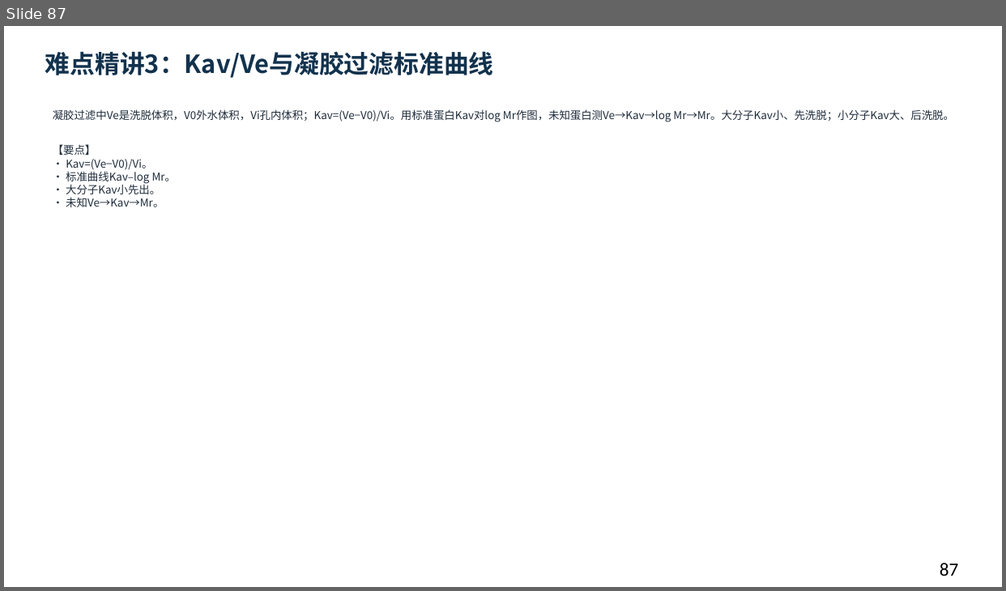
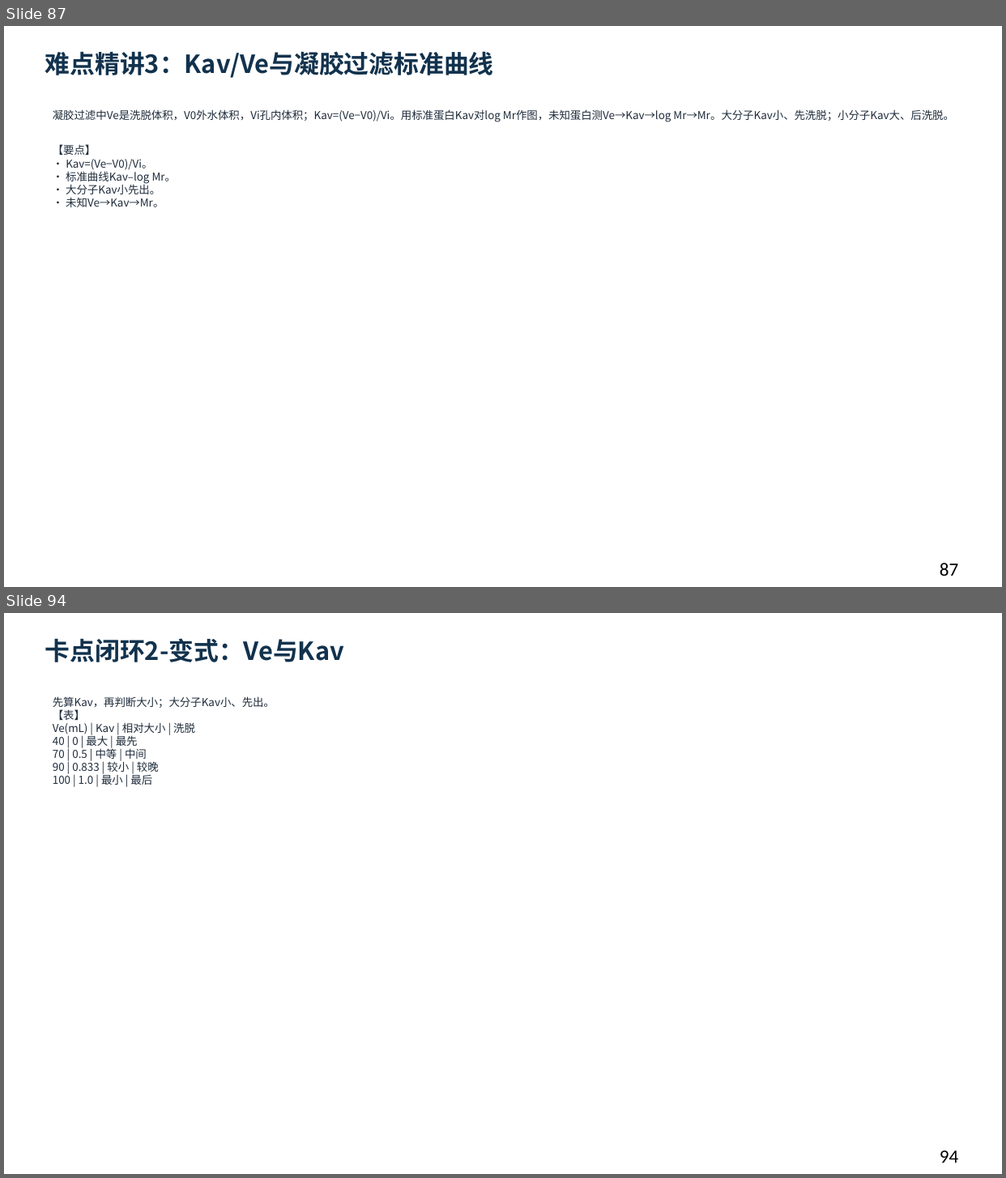
Before and after one commit to newkan-li/Biochemistry, a slide deck: downloads/bc05-ai-style.pptx. Shown one above the other, each under a label of ours: slide 87 before the commit, slides 87 and 94 after it; the slides between them are not shown. The pictures are 1006x591 and 1006x1178 pixels, drawn with LibreOffice and Linux fonts; fonts in the diff are those of the drawing. Boxes give left, top, right and bottom in pixels: in the first picture for what was removed or moved away, otherwise in the second. Text is boxed around its words. In the diff, an @@ line names an element or a change of style, - is before the commit and + after.

```diff
--- a/downloads/bc05-ai-style.pptx
+++ b/downloads/bc05-ai-style.pptx
@@ slide 94 added at bbox=[4, 613, 1002, 1174], background #FFFFFF @@
@@ text added at bbox=[45, 638, 344, 662], 24 pt, text #12324D, bold @@
+卡点闭环2-变式：Ve与Kav
@@ text added at bbox=[53, 696, 275, 785], 10.5 pt, text #202D3C @@
+先算Kav，再判断大小；大分子Kav小、先出。
+【表】
+Ve(mL) | Kav | 相对大小 | 洗脱
+40 | 0 | 最大 | 最先
+70 | 0.5 | 中等 | 中间
+90 | 0.833 | 较小 | 较晚
+100 | 1.0 | 最小 | 最后
@@ text added at bbox=[940, 1151, 958, 1163], 18 pt, text #000000 @@
+94
```
Also in this commit, not shown: 1 slide changed, 11 other slides added, 18 other files.
